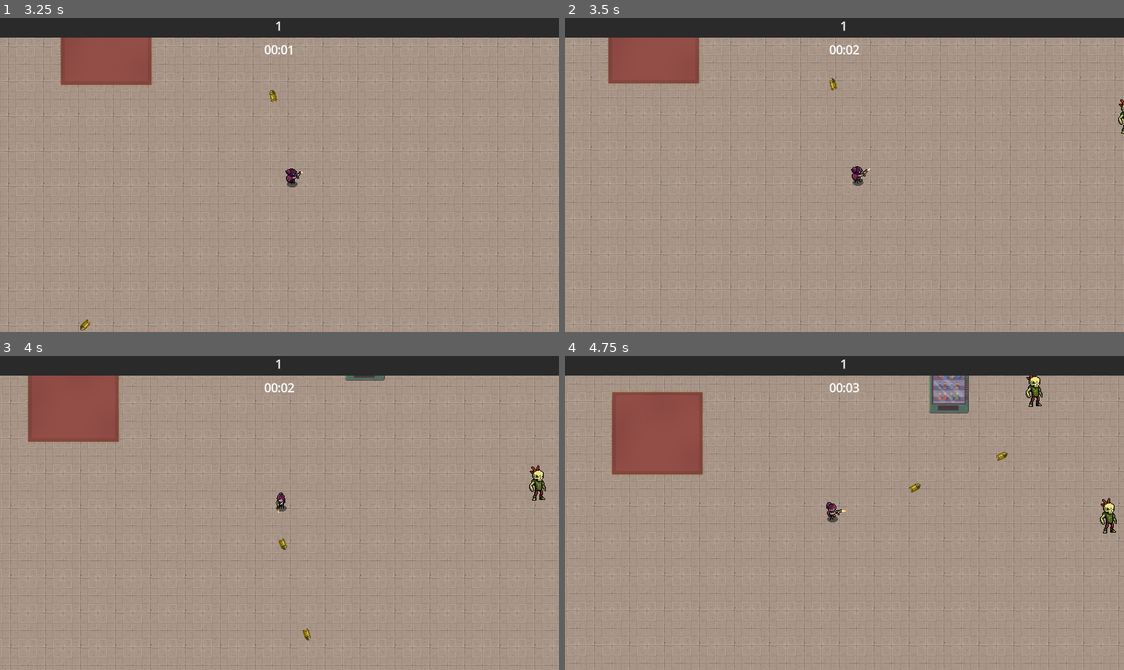
Above: before the commit, frames 1-4 (two rows, left to right).
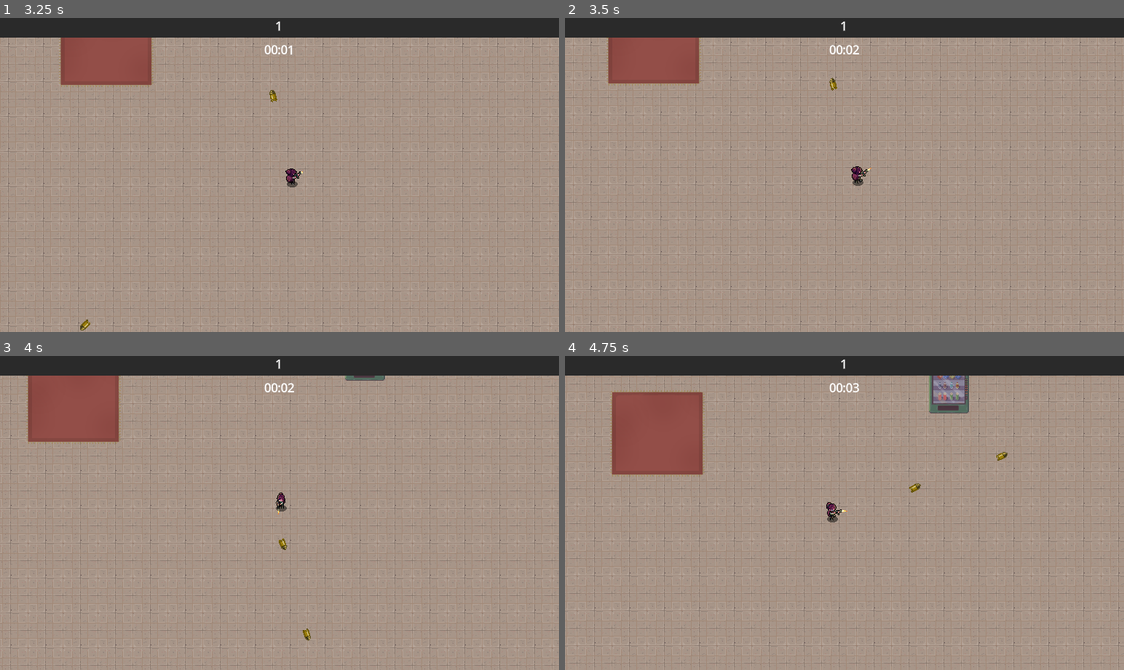
Above: after the commit, the same moments.

Repository: Sylvvs/CoopPuzzle
Game: Godot game, scene res://scenes/logic/scene_handler.tscn
Two runs of this game, one before a commit and one after it. Both use one fixed random seed, a clock stepped at 60 frames per second and the inputs below. The engine's default icon, where the game draws it, is replaced by a stand-in: a white triangle on a blue panel in a dark square.
Inputs (mouse positions are in pixels of both pictures, inside the frame that each line leads up to):
- Up to frame 1 (3.25 s): tap Enter at 0.5 s; move the mouse to (402, 159) at 0.52 s; hold D (right) 0.53-1.25 s; click (402, 159) at 0.6 s; click "X" at 1.25 s; move the mouse to (167, 190) at 2.02 s; hold S (down) 2.03-2.78 s; tap E (interact) at 2.1 s; move the mouse to (335, 105) at 2.77 s; hold D (right) from 2.78 s (still down); click (335, 105) at 2.85 s
- Up to frame 2 (3.5 s): keep holding D (right)
- Up to frame 3 (4 s): move the mouse to (251, 575) at 3.52 s; release D (right) at 3.53 s; hold W (up) from 3.53 s (still down); tap E (interact) at 3.6 s
- Up to frame 4 (4.75 s): move the mouse to (1012, 560) at 4.27 s; release W (up) at 4.28 s; hold A (left) from 4.28 s (still down); click (1012, 560) at 4.35 s

Frame 1 is identical in both runs. In frame 2, less than 0.1% of the frame differs, in the area x 98-100%, y 25-37%; in frame 3, 0.2%; in frame 4, 0.4%, in the area x 82-99%, y 6-57%.

Commit message:
new enemy spawning speed

Diff:
--- a/enemies/chicken_turtle_man.tscn
+++ b/enemies/chicken_turtle_man.tscn
@@ -47,6 +47,8 @@
 
 [node name="ChickenTurtleMan" type="CharacterBody2D" groups=["enemies"]]
 script = ExtResource("1_36ng3")
+health = 150
+speed = 20
 XP = ExtResource("2_x3d2b")
 
 [node name="Sprite2D" type="Sprite2D" parent="."]
--- a/enemies/grass_zombie.tscn
+++ b/enemies/grass_zombie.tscn
@@ -46,8 +46,8 @@
 
 [node name="Grass Zombie" type="CharacterBody2D" groups=["enemies"]]
 script = ExtResource("1_ay63d")
-health = 80
-speed = 5
+health = 250
+speed = 10
 XP = ExtResource("2_7orb8")
 damage = 5
 
--- a/enemies/skeleton_dude.tscn
+++ b/enemies/skeleton_dude.tscn
@@ -47,7 +47,7 @@
 
 [node name="SkeletonDude" type="CharacterBody2D" groups=["enemies"]]
 script = ExtResource("1_2ladb")
-health = 20
+health = 50
 XP = ExtResource("2_airnk")
 damage = 4
 
--- a/scenes/player.gd
+++ b/scenes/player.gd
@@ -5,7 +5,7 @@
 var max_health = 100
 
 var xp = 0
-var level = 1
+var level := 1
 var level_up_requirement = 10
 var level_up_scaling = 1.8
 var functions = ["Quadratic", "Exponential", "Potential", "Sine"]
@@ -80,7 +80,7 @@
 func level_up():
 	level += 1
 	xp -= level_up_requirement
-	level_up_requirement = level ** level_up_scaling
+	level_up_requirement = 10 + 5*level + 2*(level**2)
 	if level % 5 == 0 and not level > 20:
 		var graph_name = functions[(level/5)-1]
 		graph.load_graph(graph_name, func_params[graph_name])
--- a/scenes/testlevel.tscn
+++ b/scenes/testlevel.tscn
@@ -10,9 +10,10 @@
 [ext_resource type="Script" uid="uid://bj24gumcic2lt" path="res://scripts/interacts/default.gd" id="7_fljaa"]
 [ext_resource type="PackedScene" uid="uid://mvmpgwlg7orv" path="res://enemies/skeleton_dude.tscn" id="12_2bxju"]
 [ext_resource type="PackedScene" uid="uid://db5x82tfp6clh" path="res://scenes/enemyspawner.tscn" id="12_ifqpo"]
+[ext_resource type="PackedScene" uid="uid://bruhy0geyt5b8" path="res://enemies/grass_zombie.tscn" id="12_uows2"]
 [ext_resource type="Script" uid="uid://mfnrh5v2f7jc" path="res://scripts/enemy_info.gd" id="13_2bxju"]
+[ext_resource type="PackedScene" uid="uid://bp8u3quvue3bu" path="res://enemies/chicken_turtle_man.tscn" id="13_d1tnr"]
 [ext_resource type="AudioStream" uid="uid://cqh0vwveo1oxi" path="res://Sound og Music/Pokemon BlackWhite Music - N's Castle.mp3" id="13_jyu13"]
-[ext_resource type="PackedScene" uid="uid://dyxofys7wsice" path="res://enemies/moth_dragon_man.tscn" id="13_uows2"]
 
 [sub_resource type="TileSetAtlasSource" id="TileSetAtlasSource_ifqpo"]
 texture = ExtResource("1_hyqgw")
@@ -7183,17 +7184,28 @@
 
 [sub_resource type="Resource" id="Resource_uows2"]
 script = ExtResource("13_2bxju")
-time_end = 20
+time_end = 120
 enemy = ExtResource("12_2bxju")
 enemy_num = 1
+enemy_spawn_delay = 2
 metadata/_custom_type_script = "uid://mfnrh5v2f7jc"
 
-[sub_resource type="Resource" id="Resource_jyu13"]
+[sub_resource type="Resource" id="Resource_ylnb8"]
 script = ExtResource("13_2bxju")
-time_start = 15
-time_end = 10000
-enemy = ExtResource("13_uows2")
-enemy_num = 15
+time_start = 30
+time_end = 90
+enemy = ExtResource("12_uows2")
+enemy_num = 1
+enemy_spawn_delay = 10
+metadata/_custom_type_script = "uid://mfnrh5v2f7jc"
+
+[sub_resource type="Resource" id="Resource_4k8th"]
+script = ExtResource("13_2bxju")
+time_start = 90
+time_end = 120
+enemy = ExtResource("13_d1tnr")
+enemy_num = 1
+enemy_spawn_delay = 3
 metadata/_custom_type_script = "uid://mfnrh5v2f7jc"
 
 [node name="Node2D" type="Node2D"]
@@ -7218,7 +7230,7 @@
 position = Vector2(465, 247)
 
 [node name="EnemySpawner" parent="." instance=ExtResource("12_ifqpo")]
-spawns = Array[ExtResource("13_2bxju")]([SubResource("Resource_uows2"), SubResource("Resource_jyu13")])
+spawns = Array[ExtResource("13_2bxju")]([SubResource("Resource_uows2"), SubResource("Resource_ylnb8"), SubResource("Resource_4k8th")])
 
 [node name="AudioStreamPlayer" type="AudioStreamPlayer" parent="."]
 stream = ExtResource("13_jyu13")
--- a/xp/xp_red.tscn
+++ b/xp/xp_red.tscn
@@ -8,6 +8,7 @@
 
 [node name="xp-red" type="Area2D" groups=["xp"]]
 script = ExtResource("1_p74fk")
+xp_value = 5
 
 [node name="Sprite2D" type="Sprite2D" parent="."]
 position = Vector2(0, 1)
Not shown: 1 places in enemies/chicken_turtle_man.tscn that only renumber resources
Not shown: 1 places in enemies/grass_zombie.tscn that only renumber resources
Not shown: 1 places in enemies/skeleton_dude.tscn that only renumber resources
Not shown: 1 places in scenes/testlevel.tscn that only renumber resources
Not shown: 1 places in xp/xp_red.tscn that only renumber resources
